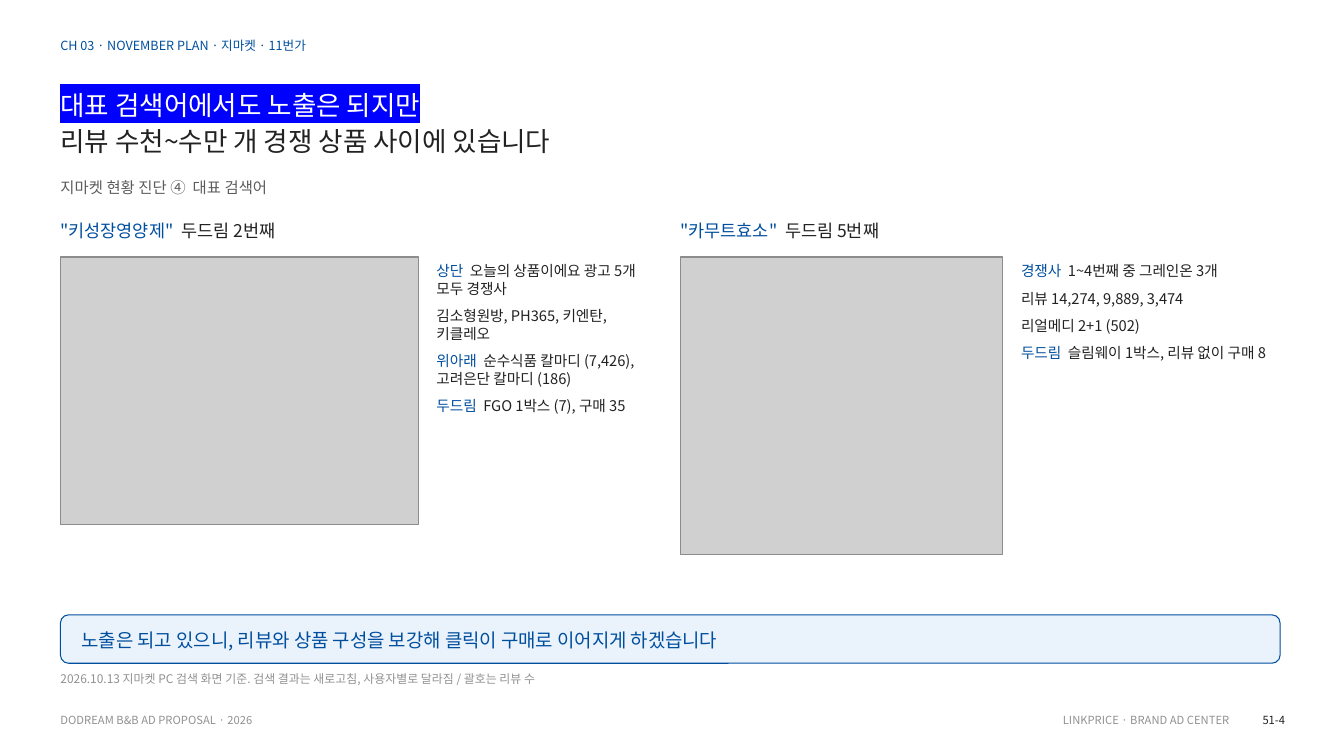
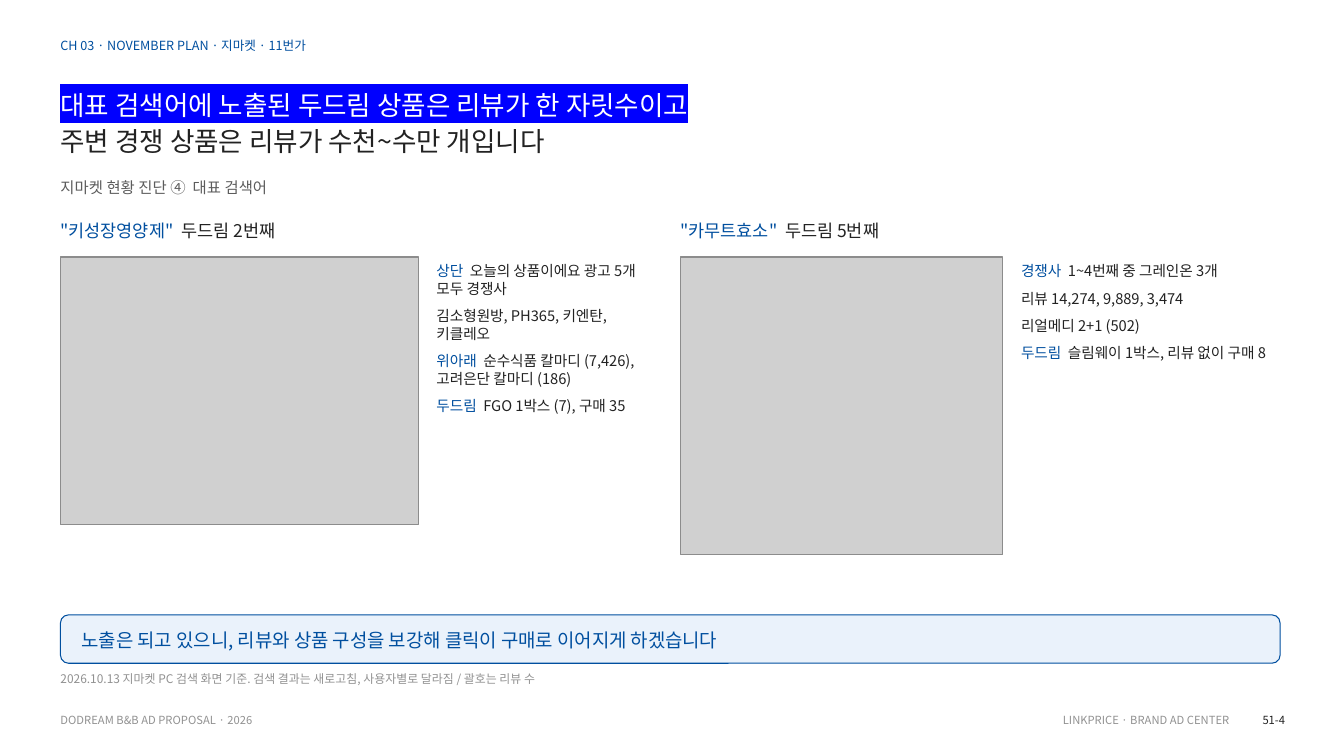
Before and after one commit to sonnet24/mypage, a slide deck: slide 12 of 두드림_11월_쿠팡_지마켓_11번가_수정.pptx. Drawn at 1344x756 pixels with LibreOffice and Linux fonts; fonts in the diff are those of the drawing; grey boxes stand for pictures. Boxes give left, top, right and bottom in pixels: in the first picture for what was removed or moved away, otherwise in the second. Text is boxed around its words. In the diff, an @@ line names an element or a change of style, - is before the commit and + after.

```diff
--- a/두드림_11월_쿠팡_지마켓_11번가_수정.pptx
+++ b/두드림_11월_쿠팡_지마켓_11번가_수정.pptx
@@ text at box(60, 93, 688, 153): text changed; text colour #222222 to #FFFFFF @@
-대표 검색어에서도 노출은 되지만
-리뷰 수천~수만 개 경쟁 상품 사이에 있습니다
+대표 검색어에 노출된 두드림 상품은 리뷰가 한 자릿수이고
+주변 경쟁 상품은 리뷰가 수천~수만 개입니다
```
Also in this commit, not shown: 3 other slides changed.
